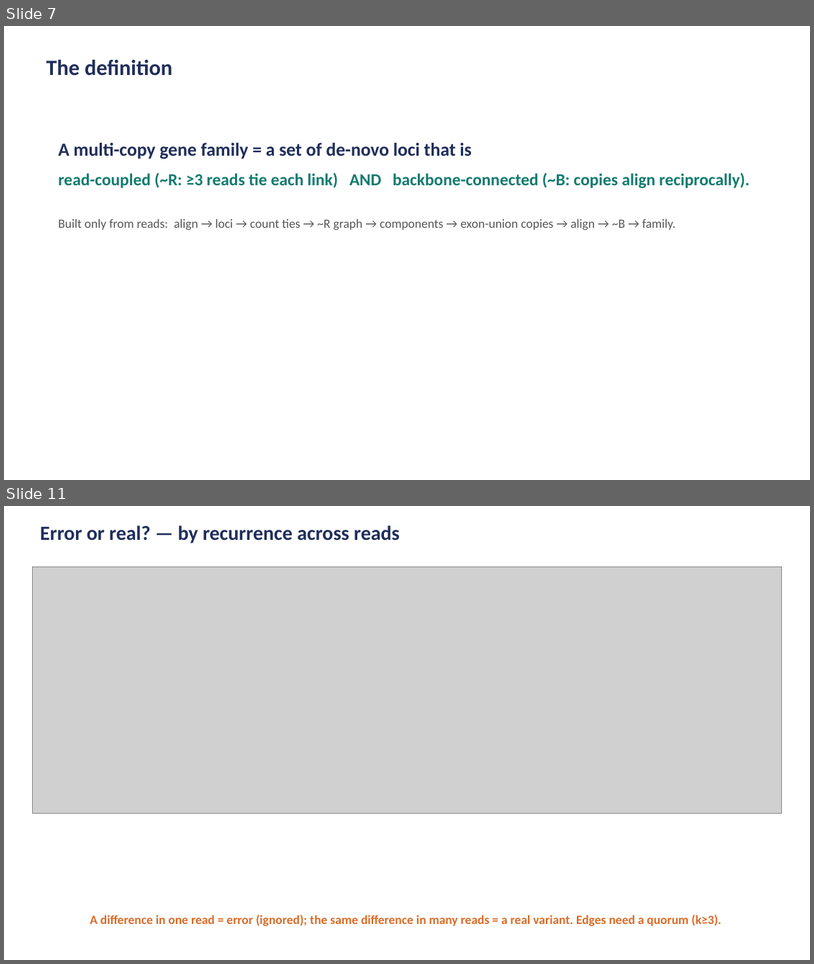
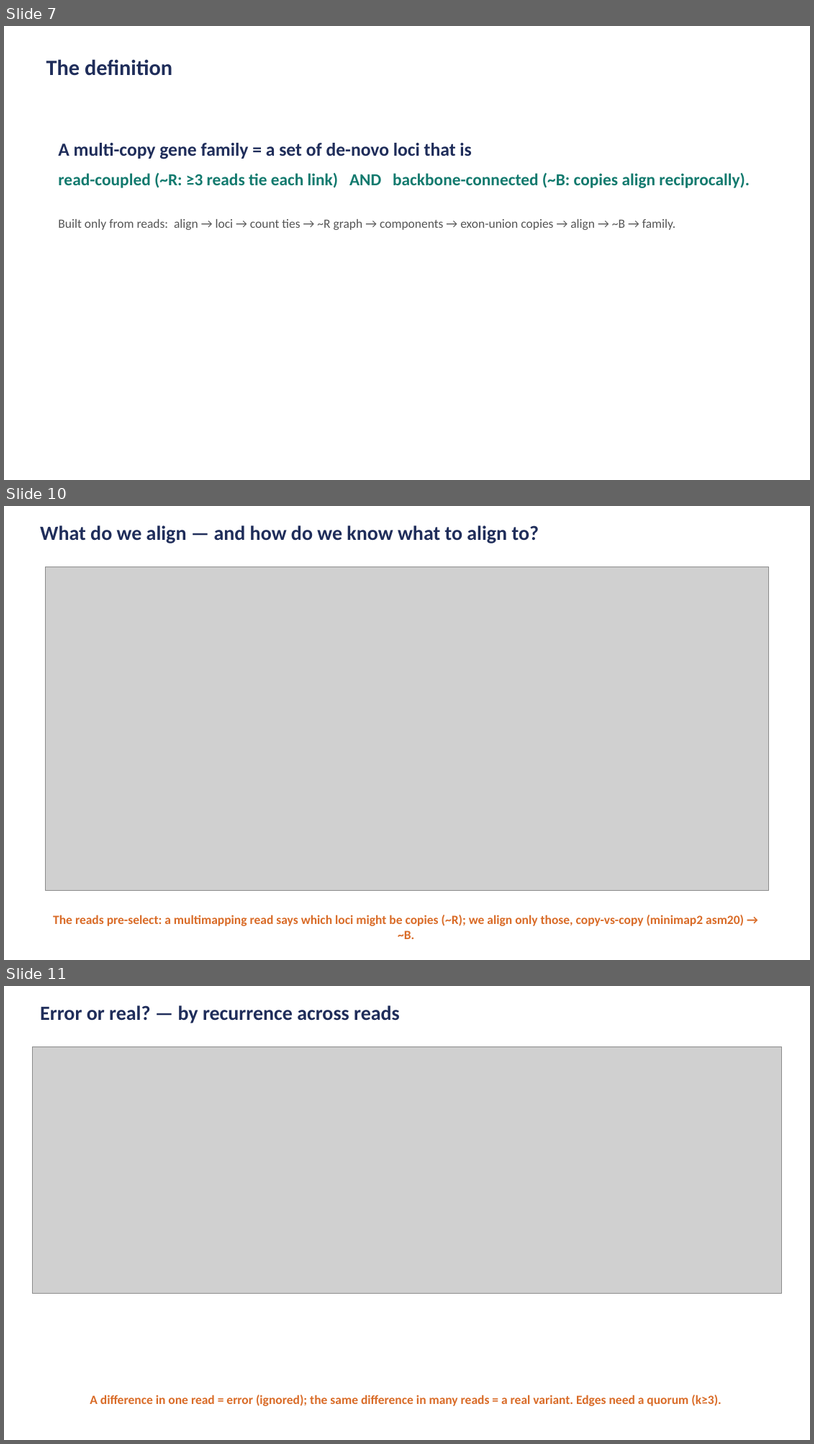
Before and after one commit to juanfraitu1/Rustle, a slide deck: bench/family_definition_visual.pptx. Shown one above the other, each under a label of ours: slides 7 and 11 before the commit, slides 7, 10 and 11 after it; the slides between them are not shown. The pictures are 814x964 and 814x1444 pixels, drawn with LibreOffice and Linux fonts; fonts in the diff are those of the drawing; grey boxes stand for pictures. Boxes give left, top, right and bottom in pixels: in the first picture for what was removed or moved away, otherwise in the second. Text is boxed around its words. In the diff, an @@ line names an element or a change of style, - is before the commit and + after.

```diff
--- a/bench/family_definition_visual.pptx
+++ b/bench/family_definition_visual.pptx
@@ slide 10 added at (4, 506, 810, 960), background #FFFFFF @@
@@ text added at (40, 525, 539, 543), 24 pt, text #1F2D5A, bold @@
+What do we align — and how do we know what to align to?
@@ picture added at (45, 566, 769, 890) @@
@@ text added at (53, 914, 744, 939), 15 pt, text #D96B27, bold @@
+The reads pre-select: a multimapping read says which loci might be copies (~R); we align only those, copy-vs-copy (minimap2 asm20) → ~B.
```
Also in this commit, not shown: 2 slides changed, 1 slide removed, 4 other files.
